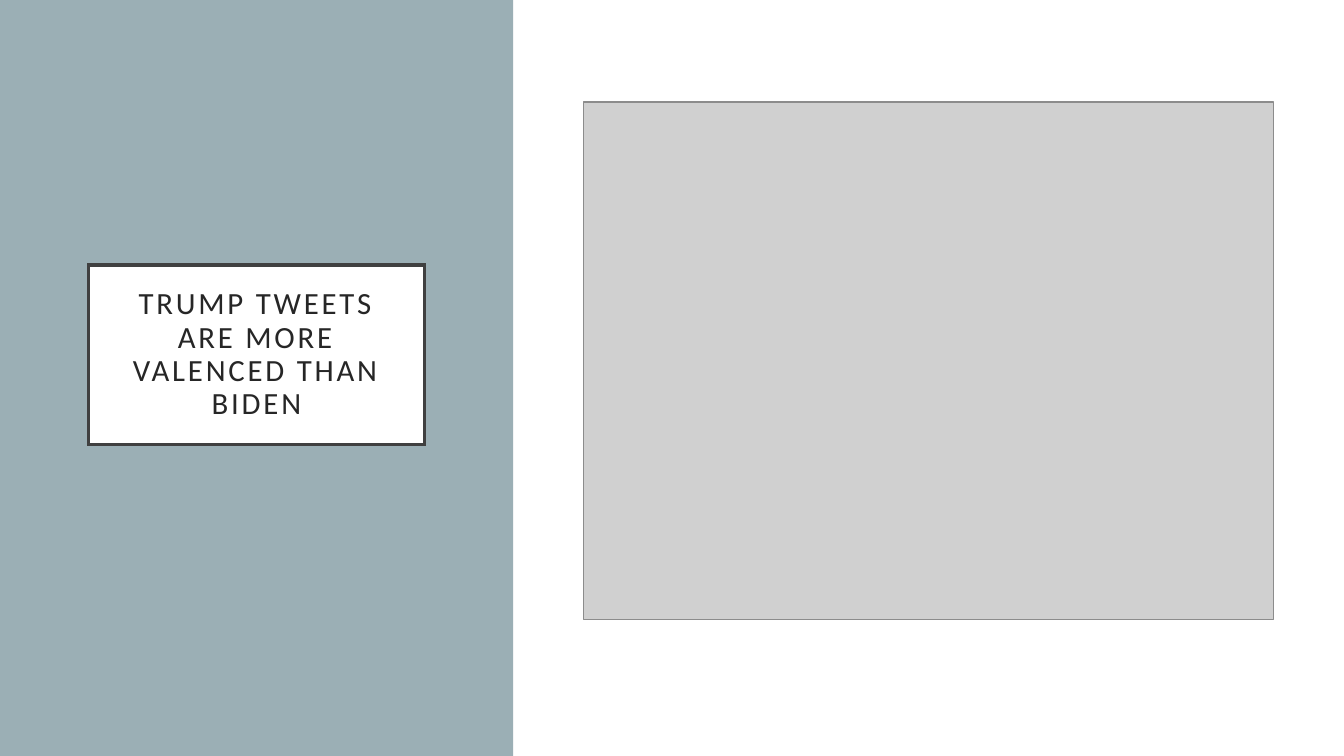
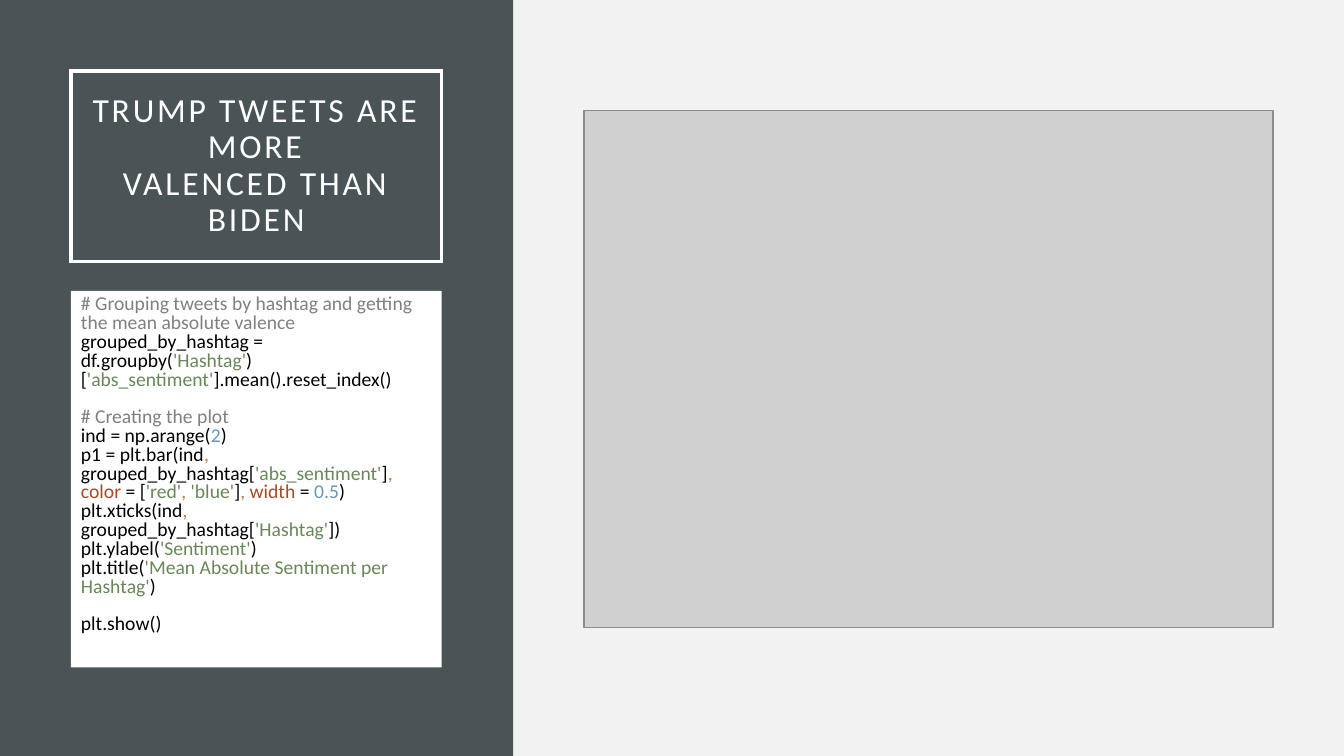
Before and after one commit to ghelms/US_ELECTION, a slide deck: slide 7 of P3_Presentation.pptx (slide 10 before the commit). Drawn at 1344x756 pixels with LibreOffice and Linux fonts; fonts in the diff are those of the drawing; grey boxes stand for pictures. Boxes give left, top, right and bottom in pixels: in the first picture for what was removed or moved away, otherwise in the second. Text is boxed around its words. In the diff, an @@ line names an element or a change of style, - is before the commit and + after.

```diff
--- a/P3_Presentation.pptx
+++ b/P3_Presentation.pptx
@@ background #FFFFFF to #F2F2F2 @@
@@ rectangle at <box>0,0,513,756</box>: fill #9BAFB5 to #4A5356 @@
@@ title "TRUMP TWEETS ARE MORE VALENCED ...": place and size @@
-title "TRUMP TWEETS ARE MORE VALENCED ..." at <box>89,265,424,445</box>
+title "TRUMP TWEETS ARE MORE VALENCED ..." at <box>71,71,442,261</box>
@@ title "TRUMP TWEETS ARE MORE VALENCED ..." at <box>71,71,442,261</box>: size 22 to 24 pt, text colour #262626 to #FFFFFF; fill #FFFFFF to none; outline #404040 2.5 pt to #FFFFFF 2.5 pt @@
@@ picture: place and size @@
-picture at <box>584,102,1273,619</box>
+picture at <box>584,111,1273,628</box>
@@ rectangle added at <box>71,290,442,667</box>, fill #FFFFFF, 14 pt, text #000000 @@
+# Grouping tweets by hashtag and getting the mean absolute valence
+grouped_by_hashtag = df.groupby('Hashtag')['abs_sentiment'].mean().reset_index()
+# Creating the plot
+ind = np.arange(2)
+p1 = plt.bar(ind, grouped_by_hashtag['abs_sentiment'], color = ['red', 'blue'], width = 0.5)
+plt.xticks(ind, grouped_by_hashtag['Hashtag'])
+plt.ylabel('Sentiment')
+plt.title('Mean Absolute Sentiment per Hashtag')
+plt.show()
```
Also in this commit, not shown: 6 other slides changed, 2 slides added, 1 slide removed, 1 other file.
